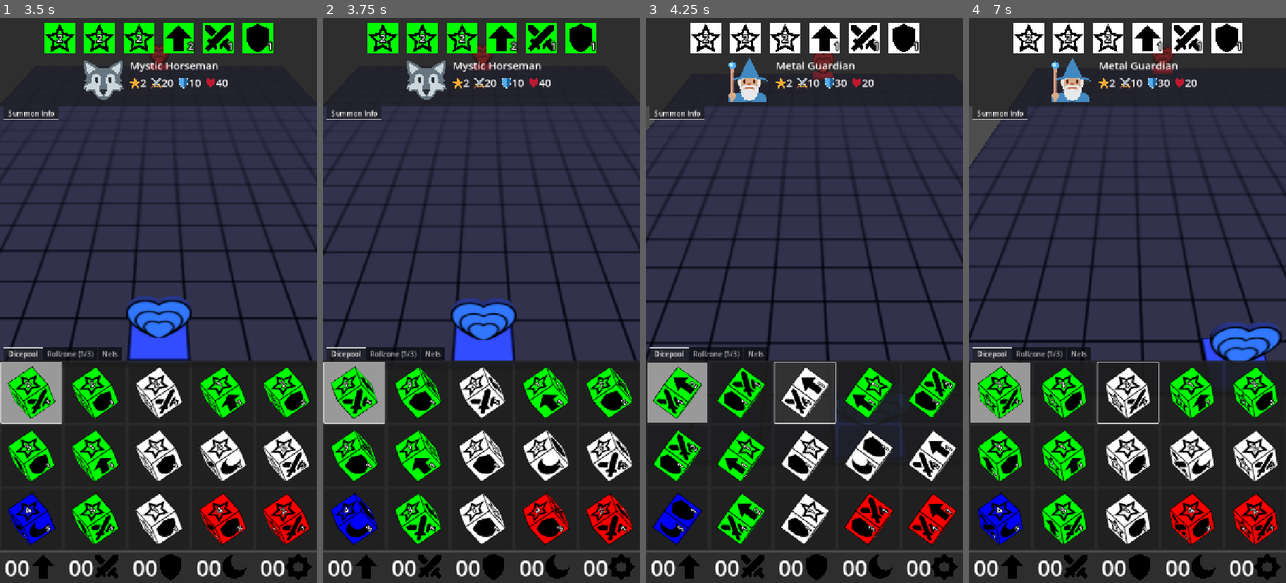
Above: before the commit, frames 1-4 (left to right).
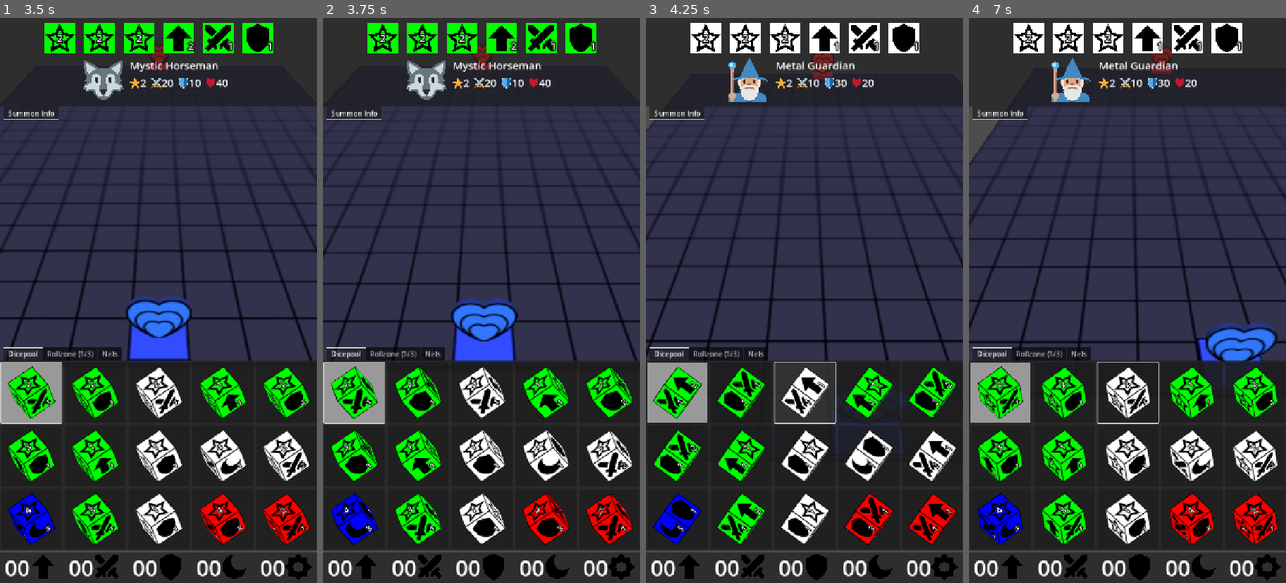
Above: after the commit, the same moments.

Repository: francocurotto/DDMre
Game: Godot game, scene res://scenes/duel.tscn
The game is run twice, just before and just after one commit, with the same random seed, the same clock (stepped at 60 frames per second) and the same inputs.
Inputs (mouse positions are in pixels of both pictures, inside the frame that each line leads up to):
- Up to frame 1 (3.5 s): click (31, 390) at 0.52 s; click (31, 390) at 1.27 s; click (31, 390) at 2.02 s; move the mouse to (228, 272) at 2.77 s; click (228, 272) at 2.92 s
- Up to frame 2 (3.75 s): drag from (418, 328) to (465, 413) at 3.52 s
- Up to frame 3 (4.25 s): no input
- Up to frame 4 (7 s): move the mouse to (1159, 176) at 4.27 s; click (1159, 176) at 4.42 s; drag from (1111, 413) to (1032, 215) at 5.02 s; move the mouse to (1222, 385) at 5.77 s; click (1222, 385) at 5.92 s; drag from (1032, 215) to (1079, 159) at 6.52 s

Frame 1 is identical in both runs. In frame 2, 1.0% of the frame differs, in the area x 0-100%, y 41-61%; in frame 3, 2.8%; in frame 4, 4.3%, in the area x 0-100%, y 5-61%.

Commit message:
modify camera props

Diff:
--- a/source/scenes/duel_camera/duel_camera.gd
+++ b/source/scenes/duel_camera/duel_camera.gd
@@ -11,13 +11,11 @@
 	var movement = Vector3(velocity.x, 0, velocity.y)
 	var delta_position = -1 * PAN_SPEED * movement * delta
 	var tween = create_tween()
-	tween.set_trans(Tween.TRANS_SINE)
 	tween.tween_property(self, "position", position + delta_position, 0.1)
 
 func zoom(factor):
 	var delta = get_process_delta_time()
 	var delta_position = transform.basis.z * ZOOM_SPEED * factor * delta
 	var tween = create_tween()
-	tween.set_trans(Tween.TRANS_SINE)
 	tween.tween_property(self, "position", position + delta_position, 0.1)
 #endregion
--- a/source/scenes/player_gui/touch_controls/touch_controls.gd
+++ b/source/scenes/player_gui/touch_controls/touch_controls.gd
@@ -62,9 +62,9 @@
 			if event.pressed:
 				match event.button_index:
 					MOUSE_BUTTON_WHEEL_UP:
-						pinching.emit(-1)
+						pinching.emit(-0.1)
 					MOUSE_BUTTON_WHEEL_DOWN:
-						pinching.emit(1)
+						pinching.emit(0.1)
 #endregion
 
 #region public functions
